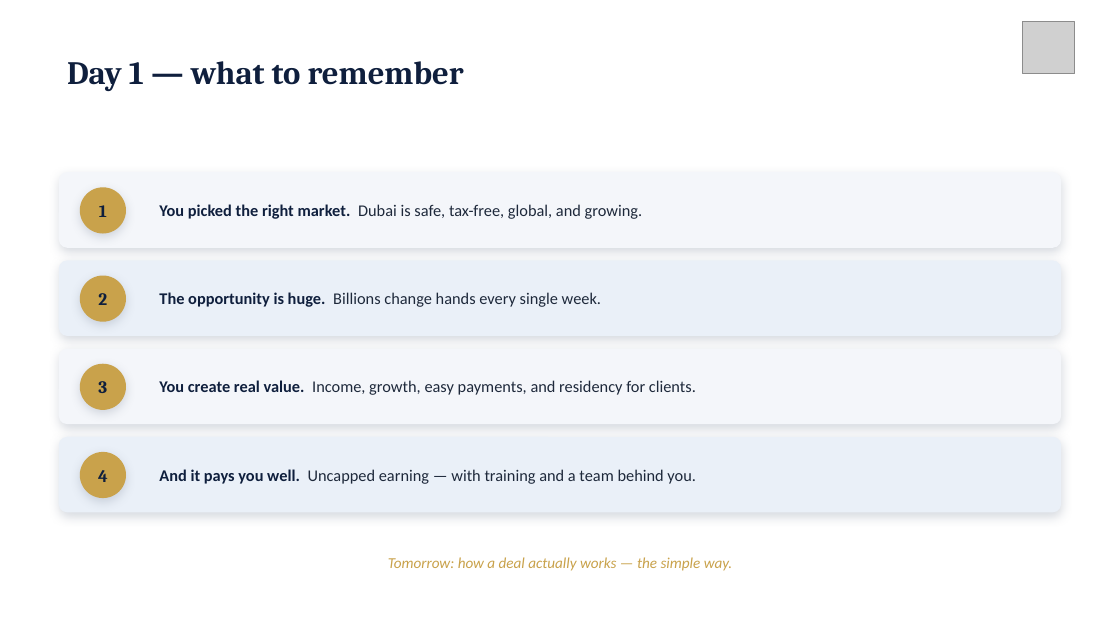
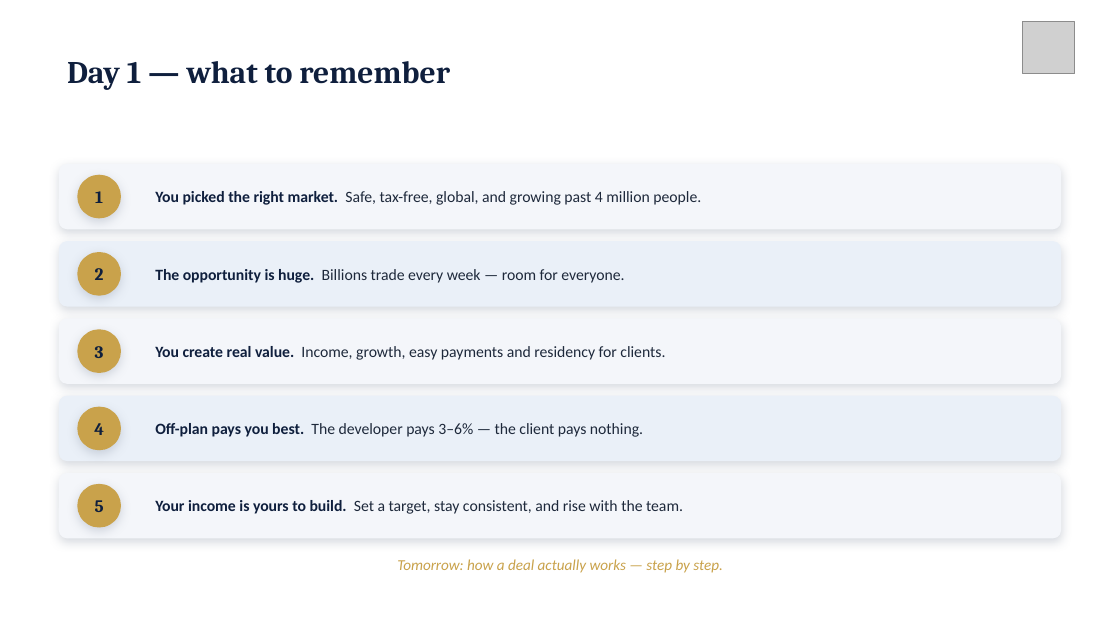
Before and after one commit to MWareth/openai-startup-name-generator, a slide deck: slide 21 of bridges-allies/BridgesAllies_OffPlan_Training_Day1.pptx (slide 11 before the commit). Drawn at 1120x630 pixels with LibreOffice and Linux fonts; fonts in the diff are those of the drawing; grey boxes stand for pictures. Boxes give left, top, right and bottom in pixels: in the first picture for what was removed or moved away, otherwise in the second. Text is boxed around its words. In the diff, an @@ line names an element or a change of style, - is before the commit and + after.

```diff
--- a/bridges-allies/BridgesAllies_OffPlan_Training_Day1.pptx
+++ b/bridges-allies/BridgesAllies_OffPlan_Training_Day1.pptx
@@ text "Day 1 — what to ..." at <box>67,61,450,90</box>: size 28 to 27 pt @@
@@ rounded rectangle: place and size @@
-rounded rectangle at <box>59,172,1061,248</box>
+rounded rectangle at <box>59,164,1061,229</box>
@@ text "1": place and size @@
-text "1" at <box>99,205,107,217</box>
+text "1" at <box>95,191,103,203</box>
@@ ellipse: place and size @@
-ellipse at <box>80,187,126,234</box>
+ellipse at <box>77,175,121,218</box>
@@ text at <box>155,191,701,205</box>: text changed; size 14 to 13.5 pt @@
-You picked the right market. Dubai is safe, tax-free, global, and growing.
+You picked the right market. Safe, tax-free, global, and growing past 4 million people.
@@ rounded rectangle: place and size @@
-rounded rectangle at <box>59,260,1061,336</box>
+rounded rectangle at <box>59,241,1061,307</box>
@@ text "2": place and size @@
-text "2" at <box>98,293,107,305</box>
+text "2" at <box>95,268,104,280</box>
@@ ellipse: place and size @@
-ellipse at <box>80,276,126,322</box>
+ellipse at <box>77,252,121,296</box>
@@ text at <box>155,269,624,283</box>: text changed; size 14 to 13.5 pt @@
-The opportunity is huge. Billions change hands every single week.
+The opportunity is huge. Billions trade every week — room for everyone.
@@ rounded rectangle: place and size @@
-rounded rectangle at <box>59,349,1061,424</box>
+rounded rectangle at <box>59,318,1061,384</box>
@@ text "3": place and size @@
-text "3" at <box>98,381,107,393</box>
+text "3" at <box>95,346,104,358</box>
@@ ellipse: place and size @@
-ellipse at <box>80,364,126,410</box>
+ellipse at <box>77,329,121,373</box>
@@ text at <box>155,346,665,360</box>: text changed; size 14 to 13.5 pt @@
-You create real value. Income, growth, easy payments, and residency for clients.
+You create real value. Income, growth, easy payments and residency for clients.
@@ proportions changed in 4 elements at <box>59,164,1061,229</box>, <box>59,241,1061,307</box>, <box>59,318,1061,384</box>, <box>59,396,1061,461</box> @@
@@ rounded rectangle: place and size @@
-rounded rectangle at <box>59,437,1061,513</box>
+rounded rectangle at <box>59,396,1061,461</box>
@@ text "4": place and size @@
-text "4" at <box>98,470,108,482</box>
+text "4" at <box>94,423,104,435</box>
@@ ellipse: place and size @@
-ellipse at <box>80,452,126,498</box>
+ellipse at <box>77,407,121,450</box>
@@ text at <box>155,423,643,437</box>: text changed; size 14 to 13.5 pt @@
-And it pays you well. Uncapped earning — with training and a team behind you.
+Off-plan pays you best. The developer pays 3–6% — the client pays nothing.
@@ rounded rectangle added at <box>59,473,1061,539</box>, fill #F4F6FA @@
@@ ellipse added at <box>77,484,121,528</box>, fill #C9A24B @@
@@ text added at <box>95,500,104,512</box>, 15 pt, text #0F1F3D, bold @@
+5
@@ text added at <box>155,500,683,514</box>, 13.5 pt, text #1E293B @@
+Your income is yours to build. Set a target, stay consistent, and rise with the team.
@@ text at <box>397,559,722,573</box>: text changed @@
-Tomorrow: how a deal actually works — the simple way.
+Tomorrow: how a deal actually works — step by step.
```
Also in this commit, not shown: 11 other slides changed, 11 slides added, 1 slide removed, 1 other file.
